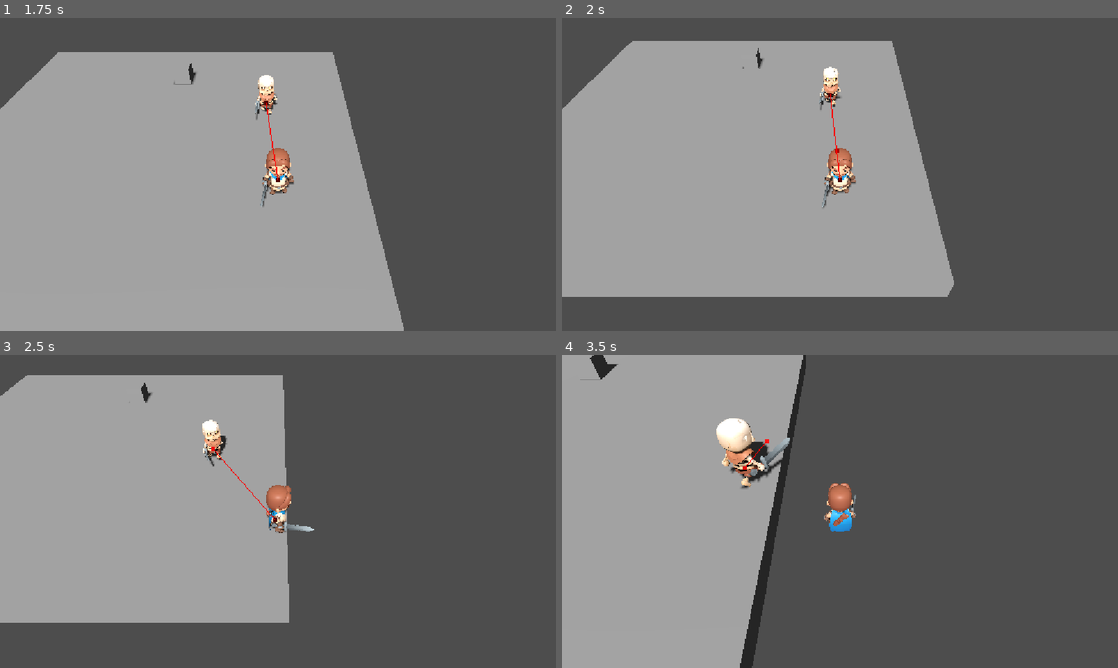
Above: before the commit, frames 1-4 (two rows, left to right).
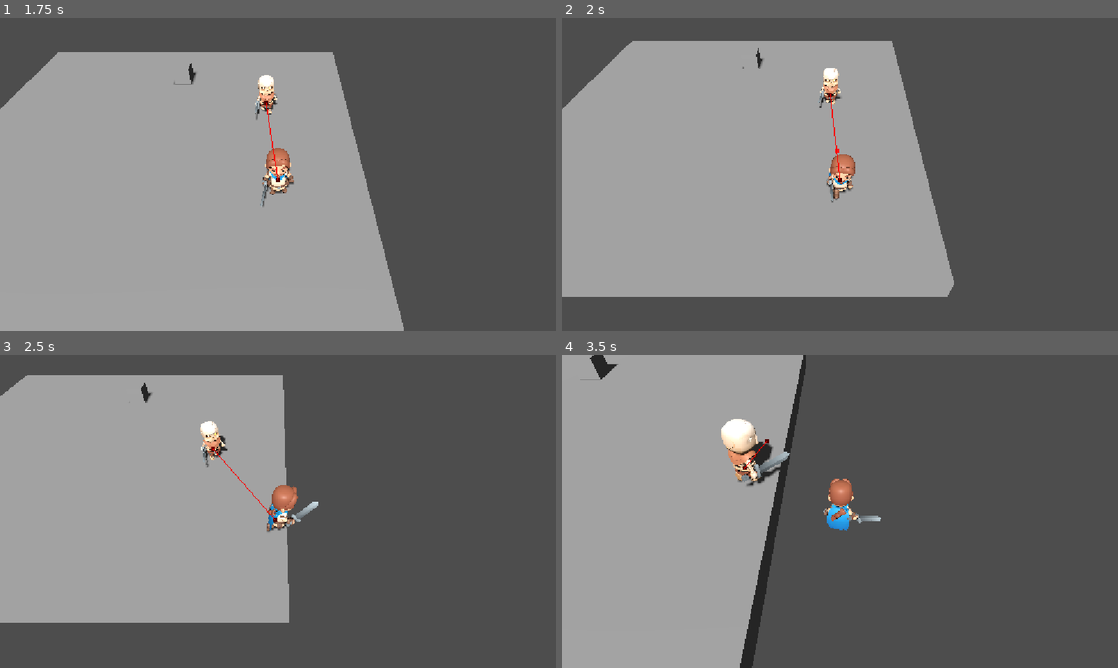
Above: after the commit, the same moments.

Repository: KenQuizon/rpg-game-prototype
Game: Godot game, scene res://World/World.tscn
The game is run twice, just before and just after one commit, with the same random seed, the same clock (stepped at 60 frames per second) and the same inputs.
Inputs (mouse positions are in pixels of both pictures, inside the frame that each line leads up to):
- Up to frame 1 (1.75 s): move the mouse to (400, 158) at 0.52 s; hold D (move_right) 0.53-1.28 s; click (400, 158) at 0.6 s; move the mouse to (166, 190) at 1.27 s; hold S (move_down) from 1.28 s (still down); tap Shift (dash) at 1.35 s
- Up to frame 2 (2 s): keep holding S (move_down)
- Up to frame 3 (2.5 s): move the mouse to (333, 442) at 2.02 s; release S (move_down) at 2.03 s; hold D (move_right) from 2.03 s (still down); tap F (interact) at 2.1 s
- Up to frame 4 (3.5 s): move the mouse to (812, 574) at 2.77 s; release D (move_right) at 2.78 s; hold W (move_up) from 2.78 s (still down); click (812, 574) at 2.85 s

Frame 1 is identical in both runs. In frame 2, 0.7% of the frame differs, in the area x 46-53%, y 15-61%; in frame 3, 0.9%; in frame 4, 1.7%, in the area x 27-58%, y 20-57%.

Commit message:
CD v1.0.4

Diff:
--- a/Characters/Components/Combat/Combat/HitboxComponent.gd
+++ b/Characters/Components/Combat/Combat/HitboxComponent.gd
@@ -28,15 +28,11 @@
 # Lifecycle
 #==============================================================================
 func on_initialize() -> void:
-	print("[Hitbox] Initialized")
 	if area == null:
 		push_error("HitboxComponent requires an Area3D.")
-		return
+		return   # ← bails out HERE
 	area.monitoring = false
-	area.set_meta(
-		"hitbox_component",
-		self
-	)
+	area.set_meta("hitbox_component", self)   # ← this line never runs
 #==============================================================================
 # Public API
 #==============================================================================
--- a/Characters/Components/Combat/Weapons/WeaponComponent.gd
+++ b/Characters/Components/Combat/Weapons/WeaponComponent.gd
@@ -87,8 +87,12 @@
 
 	_instance = scene as WeaponInstance
 
+	# Attach FIRST — this is what actually adds the weapon (and its nested
+	# HitboxComponent) to the scene tree, which is what makes @onready vars
+	# like HitboxComponent.area resolve. Initializing before this point means
+	# $Area3D is still null when on_initialize() runs.
 	if _socket != null:
-			_socket.attach(_instance)
+		_socket.attach(_instance)
 
 	_instance.initialize(
 		context,
--- a/Characters/Components/Health/HealthComponent.gd
+++ b/Characters/Components/Health/HealthComponent.gd
@@ -71,26 +71,40 @@
 
 	if _dead:
 		return
+
 	if _invulnerable:
 		return
+
 	if amount <= 0.0:
 		return
+
 	var previous := _current_health
+
+	print("")
+	print("================ DAMAGE =================")
+	print("[Health] Target:", owner.name)
+	print("[Health] Incoming Damage:", amount)
+	print("[Health] Health Before:", previous)
+
 	_current_health = max(
 		0.0,
 		_current_health - amount
 	)
+
+	print("[Health] Health After:", _current_health)
+
 	health_changed.emit(
 		previous,
 		_current_health
 	)
+
 	damaged.emit(amount)
+
 	if _current_health <= 0.0:
+		print("[Health] Target Died")
 		_die()
 
-	print("[Health] damage =", amount)
-	print("[Health] before =", current_health)
-	print("[Health] after =", current_health)
+	print("=========================================")
 func heal(amount: float) -> void:
 	if _dead:
 		return
--- a/Characters/Scenes/Ranger.tscn
+++ b/Characters/Scenes/Ranger.tscn
@@ -3,7 +3,6 @@
 [ext_resource type="PackedScene" uid="uid://dbe3qf1yo7fk" path="res://Assets/KayKit/characters/adventurers/Ranger.glb" id="1_0wm0f"]
 [ext_resource type="Animation" uid="uid://bmk717p7r0ifc" path="res://Assets/KayKit/characters/animations/combat/Melee_1H_Attack_Chop.res" id="2_oslyh"]
 [ext_resource type="Animation" uid="uid://dalhokfii67jc" path="res://Assets/KayKit/characters/animations/combat/Melee_1H_Attack_Jump_Chop.res" id="3_r3jr0"]
-[ext_resource type="PackedScene" uid="uid://cm3kparcj8df1" path="res://Characters/Components/Combat/sword_1_handed_2.tscn" id="3_tgmbb"]
 [ext_resource type="Animation" uid="uid://h72ekkq1m1if" path="res://Assets/KayKit/characters/animations/combat/Melee_1H_Attack_Slice_Diagonal.res" id="4_tgmbb"]
 [ext_resource type="Animation" uid="uid://4ll5vfangkr0" path="res://Assets/KayKit/characters/animations/combat/Melee_1H_Attack_Slice_Horizontal.res" id="5_h62n6"]
 [ext_resource type="Animation" uid="uid://dabacevmai657" path="res://Assets/KayKit/characters/animations/combat/Melee_1H_Attack_Stab.res" id="6_i0t6l"]
@@ -171,36 +170,36 @@
 [node name="Ranger" unique_id=261617860 instance=ExtResource("1_0wm0f")]
 
 [node name="Skeleton3D" parent="Rig_Medium" parent_id_path=PackedInt32Array(667789922) index="0" unique_id=60928533]
-bones/1/position = Vector3(0, 0.39206383, 0)
-bones/1/rotation = Quaternion(-1.11122625e-10, 0.043157753, 2.5724098e-09, 0.9990683)
-bones/2/position = Vector3(0.17094508, 0.1135872, 1.5994095e-08)
-bones/2/rotation = Quaternion(0.9925089, 0.073577166, -0.09013844, -0.03725043)
-bones/3/rotation = Quaternion(0.16501392, 8.071145e-08, -1.0972214e-07, 0.9862912)
-bones/4/rotation = Quaternion(-0.53554744, -0.12492985, 0.0538403, 0.8334763)
-bones/5/rotation = Quaternion(-5.381821e-06, 0.92025304, -0.391324, 1.328151e-06)
+bones/1/position = Vector3(-1.8478964e-09, 0.3920638, 0.0077506527)
+bones/1/rotation = Quaternion(-3.6645873e-09, 0.03494634, -6.6263905e-10, 0.99938923)
+bones/2/position = Vector3(0.17094505, 0.10906054, 1.191511e-08)
+bones/2/rotation = Quaternion(0.99102885, 0.07772008, -0.10055928, -0.04134371)
+bones/3/rotation = Quaternion(0.19358976, 8.470046e-08, -1.259999e-07, 0.9810827)
+bones/4/rotation = Quaternion(-0.5614331, -0.12195457, 0.06286453, 0.81606865)
+bones/5/rotation = Quaternion(-9.229399e-06, 0.9202234, -0.3913934, 2.1633516e-06)
 bones/6/position = Vector3(-0.17094508, 0.11358732, 1.557549e-08)
-bones/6/rotation = Quaternion(0.9973222, -0.029457364, 0.03152927, 0.05904832)
-bones/7/rotation = Quaternion(0.2740081, -6.3812955e-08, 1.927607e-07, 0.9617275)
-bones/8/rotation = Quaternion(-0.5590394, 0.11451276, -0.008627633, 0.82115)
-bones/9/rotation = Quaternion(-8.9348905e-05, 0.9202216, -0.39139763, 2.0290994e-05)
-bones/10/rotation = Quaternion(-6.938893e-18, 7.1054274e-15, 4.93038e-32, 1)
-bones/11/rotation = Quaternion(8.271806e-25, 3.7252903e-09, -2.75506e-40, 1)
-bones/12/rotation = Quaternion(-5.8060785e-11, -0.031341746, -1.880125e-09, 0.99950874)
+bones/6/rotation = Quaternion(0.9980444, -0.028308759, 0.023498297, 0.050536156)
+bones/7/rotation = Quaternion(0.26904792, -6.539814e-08, 1.8655876e-07, 0.96312684)
+bones/8/rotation = Quaternion(-0.5620511, 0.11451924, -0.008582914, 0.8190912)
+bones/9/rotation = Quaternion(-9.3506605e-05, 0.9202298, -0.39137855, 2.1239679e-05)
+bones/10/rotation = Quaternion(0.004392207, -1.859115e-09, -1.8481183e-05, 0.99999034)
+bones/11/rotation = Quaternion(7.2378313e-25, 3.2450775e-09, -2.41068e-40, 1)
+bones/12/rotation = Quaternion(-3.493405e-09, -0.023250358, -8.8062907e-10, 0.99972975)
 bones/13/position = Vector3(-0.21200737, 0.13413203, 8.6813984e-08)
-bones/13/rotation = Quaternion(-0.6182439, 0.08072865, 0.61801153, 0.47887278)
-bones/14/rotation = Quaternion(2.1687793e-08, 6.223694e-08, 0.5179393, 0.85541743)
-bones/16/rotation = Quaternion(-0.31929126, 0.30052418, -0.22734971, 0.8695116)
+bones/13/rotation = Quaternion(-0.61931336, 0.06454899, 0.6050521, 0.4961818)
+bones/14/rotation = Quaternion(3.110807e-08, 6.6362006e-08, 0.5373966, 0.8433297)
+bones/16/rotation = Quaternion(-0.28552094, 0.28495175, -0.2683929, 0.8747833)
 bones/17/position = Vector3(-1.541501e-08, 0.096125126, -0.057499975)
-bones/17/rotation = Quaternion(-9.53579e-10, -4.3147743e-09, 0.7071068, 0.7071067)
+bones/17/rotation = Quaternion(0.0042803376, 0.0013184007, 0.7008711, 0.7132739)
 bones/18/position = Vector3(0.21200736, 0.13413203, 7.9299625e-08)
-bones/18/rotation = Quaternion(-0.5599063, -0.060880348, -0.6439745, 0.5177794)
-bones/19/rotation = Quaternion(3.7650654e-08, -5.1384802e-08, -0.4947193, 0.8690529)
-bones/21/rotation = Quaternion(-0.32106528, -0.32531866, 0.1457259, 0.8774103)
+bones/18/rotation = Quaternion(-0.57094914, -0.06948612, -0.6407226, 0.5085895)
+bones/19/rotation = Quaternion(3.844672e-08, -4.2870386e-08, -0.49960828, 0.86625147)
+bones/21/rotation = Quaternion(-0.31694296, -0.31778598, 0.1508726, 0.8807933)
 bones/22/position = Vector3(-6.936717e-09, 0.096125185, -0.057500005)
 bones/22/rotation = Quaternion(6.9489685e-09, -3.587743e-09, -0.7071068, 0.7071067)
 
 [node name="Main_Hand" type="BoneAttachment3D" parent="Rig_Medium/Skeleton3D" index="8" unique_id=1124459441]
-transform = Transform3D(4.2446624e-07, -0.14989443, -0.9887013, -0.99999905, 8.940687e-08, -1.7406047e-07, -2.1067565e-07, 0.9887013, -0.14989457, -0.49106094, 0.6410296, 0.10659543)
+transform = Transform3D(-0.087225415, -0.19307977, -0.97729766, -0.9903966, -0.08882146, 0.10594275, -0.10726074, 0.97715396, -0.1834783, -0.5009505, 0.64211345, 0.08665434)
 bone_name = "handslot.r"
 bone_idx = 17
 
@@ -208,12 +207,8 @@
 transform = Transform3D(1.0000007, 0, 0, 0, 1.0000011, 0, 0, 0, 1.0000007, 0, 0, 0)
 script = ExtResource("81_r3jr0")
 
-[node name="IronSword" parent="Rig_Medium/Skeleton3D/Main_Hand/WeaponSocket" index="0" unique_id=328844577 instance=ExtResource("3_tgmbb")]
-transform = Transform3D(0.9999999, 0, 0, 0, 1.0000002, 0, 0, 0, 0.9999995, 0, 0, 0)
-visible = false
-
 [node name="Off_Hand" type="BoneAttachment3D" parent="Rig_Medium/Skeleton3D" index="9" unique_id=1184445899]
-transform = Transform3D(-6.1197096e-09, 0.26286295, 0.96483237, 0.99999905, -2.9802404e-08, 3.32579e-07, 3.3326728e-07, 0.96483254, -0.26286313, 0.5077683, 0.63670504, -0.01852119)
+transform = Transform3D(-0.010098876, 0.23680961, 0.97150284, 0.99977595, 0.020416288, 0.0054164273, -0.01855158, 0.97134084, -0.23696306, 0.5078592, 0.63715243, 0.012541039)
 bone_name = "handslot.l"
 bone_idx = 22
 
